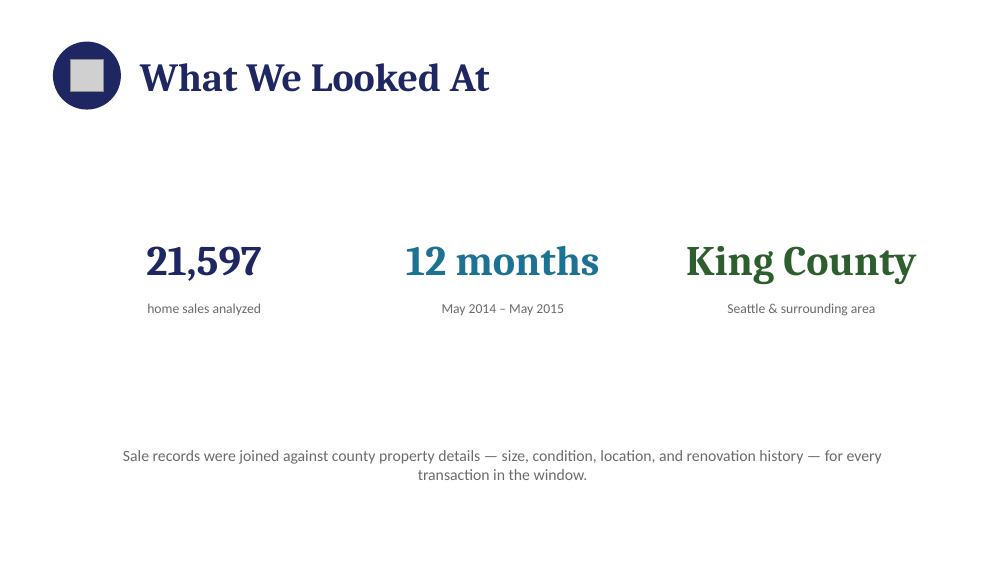
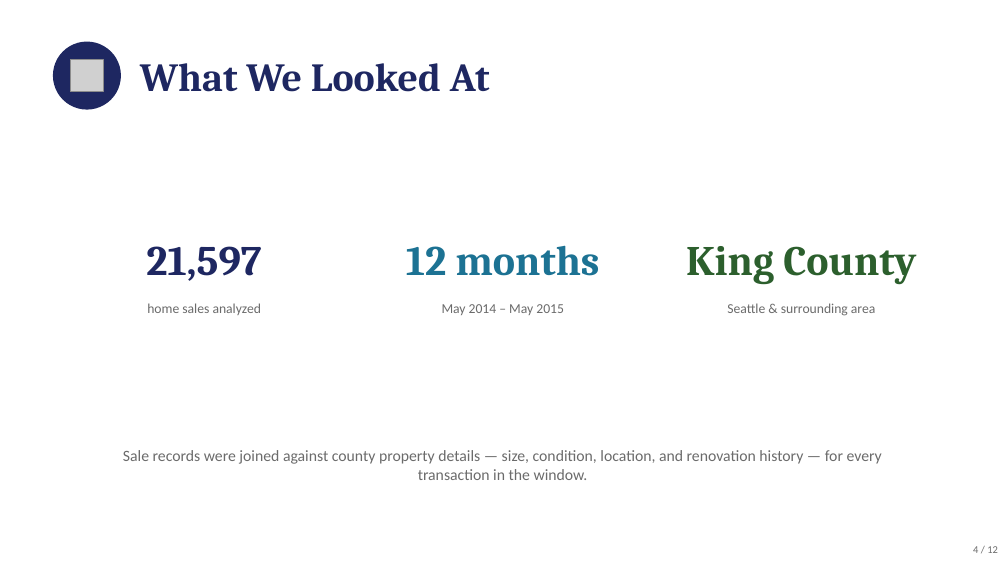
Before and after one commit to jolennd/ds-eda-project, a slide deck: slide 4 of presentation.pptx (slide 3 before the commit). Drawn at 1008x567 pixels with LibreOffice and Linux fonts; fonts in the diff are those of the drawing; grey boxes stand for pictures. Boxes give left, top, right and bottom in pixels: in the first picture for what was removed or moved away, otherwise in the second. Text is boxed around its words. In the diff, an @@ line names an element or a change of style, - is before the commit and + after.

```diff
--- a/presentation.pptx
+++ b/presentation.pptx
@@ text added at (973, 546, 998, 553), 10 pt, text #6B6B6B @@
+4 / 12
```
Also in this commit, not shown: 8 other slides changed, 3 slides added, 1 slide removed, 2 other files.
